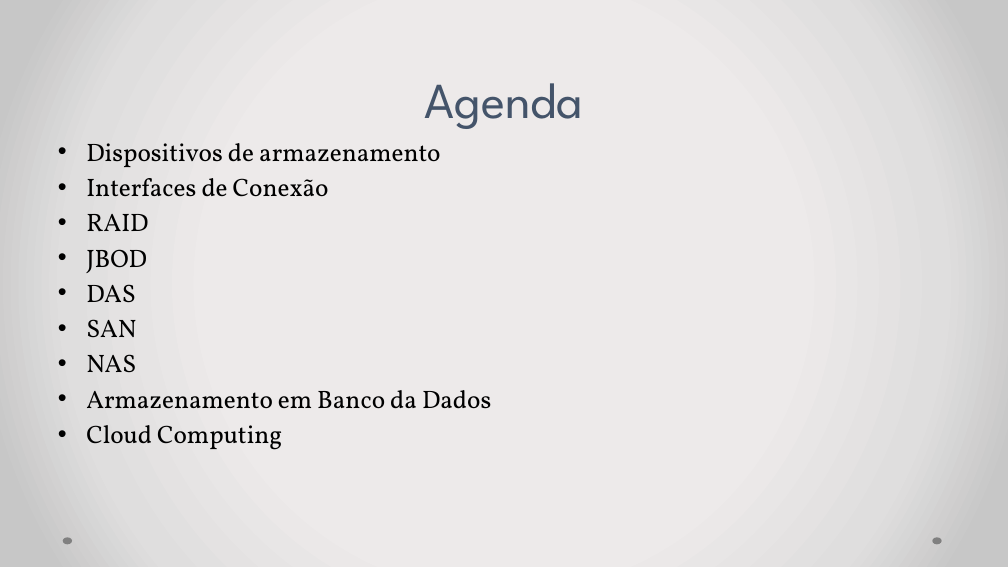
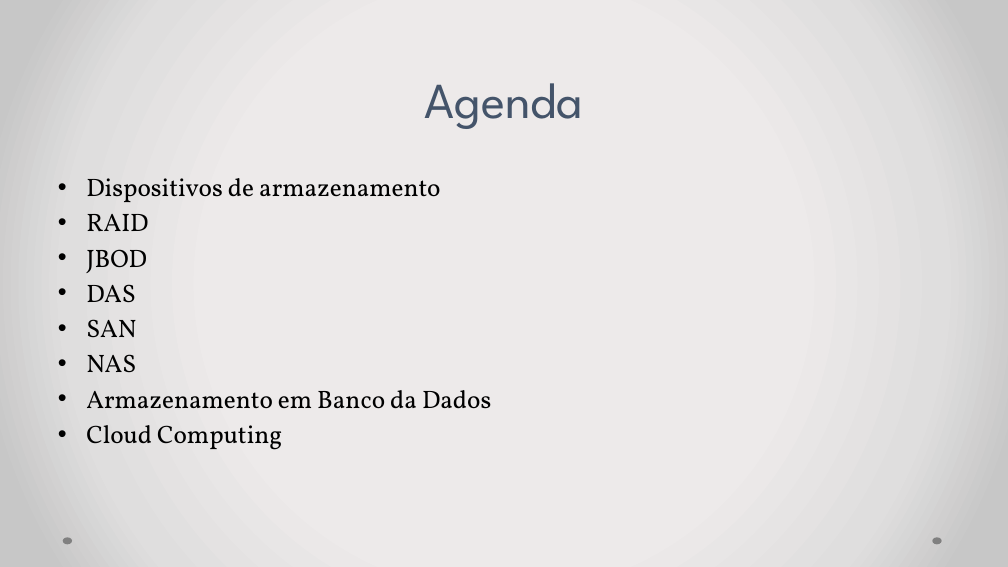
Before and after one commit to IHMHR/Arquitetura-de-Computadores, a slide deck: slide 2 of ApresentacaoArmazenamento.pptx. Drawn at 1008x567 pixels with LibreOffice and Linux fonts; fonts in the diff are those of the drawing. Boxes give left, top, right and bottom in pixels: in the first picture for what was removed or moved away, otherwise in the second. Text is boxed around its words. In the diff, an @@ line names an element or a change of style, - is before the commit and + after.

```diff
--- a/ApresentacaoArmazenamento.pptx
+++ b/ApresentacaoArmazenamento.pptx
@@ text at (86, 178, 329, 197): paragraph removed @@
-• Interfaces de Conexão
```
Also in this commit, not shown: 1 other slide changed, 3 slides added, 4 slides removed, 3 other files.
